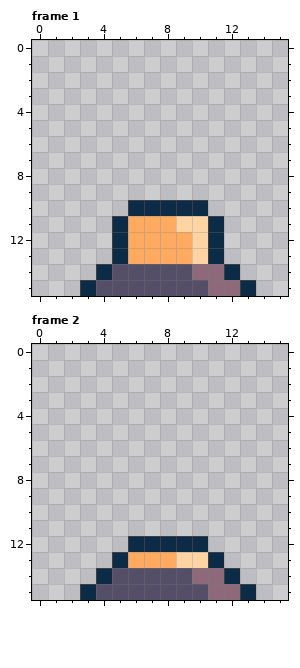
Two versions of one pixel-art file, Assets/button.aseprite. That is the earlier state.
16x16 pixels, 2 frames. Shown: frame 1, frame 2.
New version:
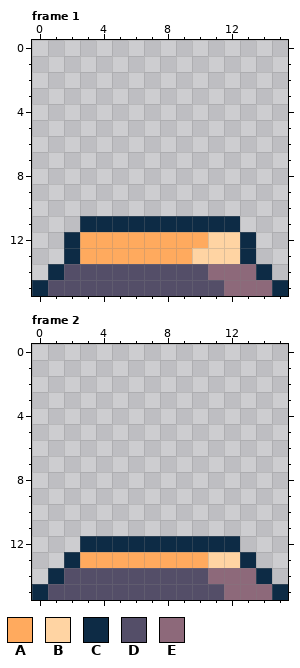
Palette (. is transparent): A #ffaa5e  B #ffd4a3  C #0d2b45  D #544e68  E #8d697a
Diff:
{"where": "frame 1"}
{"frame":1,"y":10,"x":6,"old":"CCCCC","new":"....."}
{"frame":1,"y":11,"x":3,"old":"..","new":"CC"}
{"frame":1,"y":11,"x":6,"old":"AAABB","new":"CCCCC"}
{"frame":1,"y":11,"x":12,"old":".","new":"C"}
{"frame":1,"y":12,"x":2,"old":"...C","new":"CAAA"}
{"frame":1,"y":12,"x":10,"old":"BC..","new":"ABBC"}
{"frame":1,"y":13,"x":2,"old":"...C","new":"CAAA"}
{"frame":1,"y":13,"x":11,"old":"C..","new":"BBC"}
{"frame":1,"y":14,"x":1,"old":"...C","new":"CDDD"}
{"frame":1,"y":14,"x":10,"old":"E","new":"D"}
{"frame":1,"y":14,"x":12,"old":"C..","new":"EEC"}
{"frame":1,"y":15,"x":0,"old":"...C","new":"CDDD"}
{"frame":1,"y":15,"x":11,"old":"E","new":"D"}
{"frame":1,"y":15,"x":13,"old":"C..","new":"EEC"}
{"where": "frame 2"}
{"frame":2,"y":12,"x":3,"old":"...","new":"CCC"}
{"frame":2,"y":12,"x":11,"old":"..","new":"CC"}
{"frame":2,"y":13,"x":2,"old":"...C","new":"CAAA"}
{"frame":2,"y":13,"x":9,"old":"BBC..","new":"AABBC"}
{"frame":2,"y":14,"x":1,"old":"...C","new":"CDDD"}
{"frame":2,"y":14,"x":10,"old":"E","new":"D"}
{"frame":2,"y":14,"x":12,"old":"C..","new":"EEC"}
{"frame":2,"y":15,"x":0,"old":"...C","new":"CDDD"}
{"frame":2,"y":15,"x":11,"old":"E","new":"D"}
{"frame":2,"y":15,"x":13,"old":"C..","new":"EEC"}
{"label":"changed","picture_box":[32,200,288,296]}
{"label":"changed","picture_box":[32,536,128,600]}
{"label":"changed","picture_box":[176,536,288,600]}
